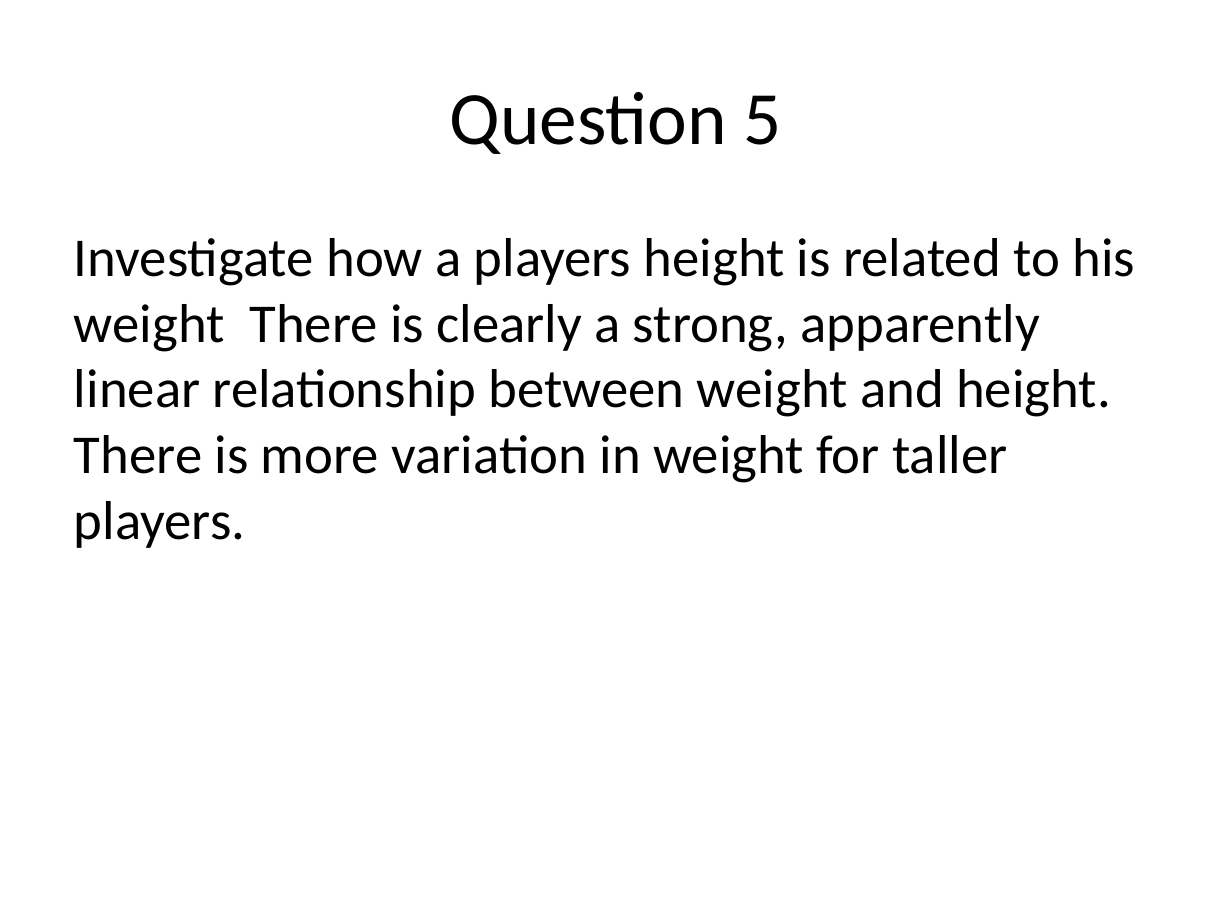
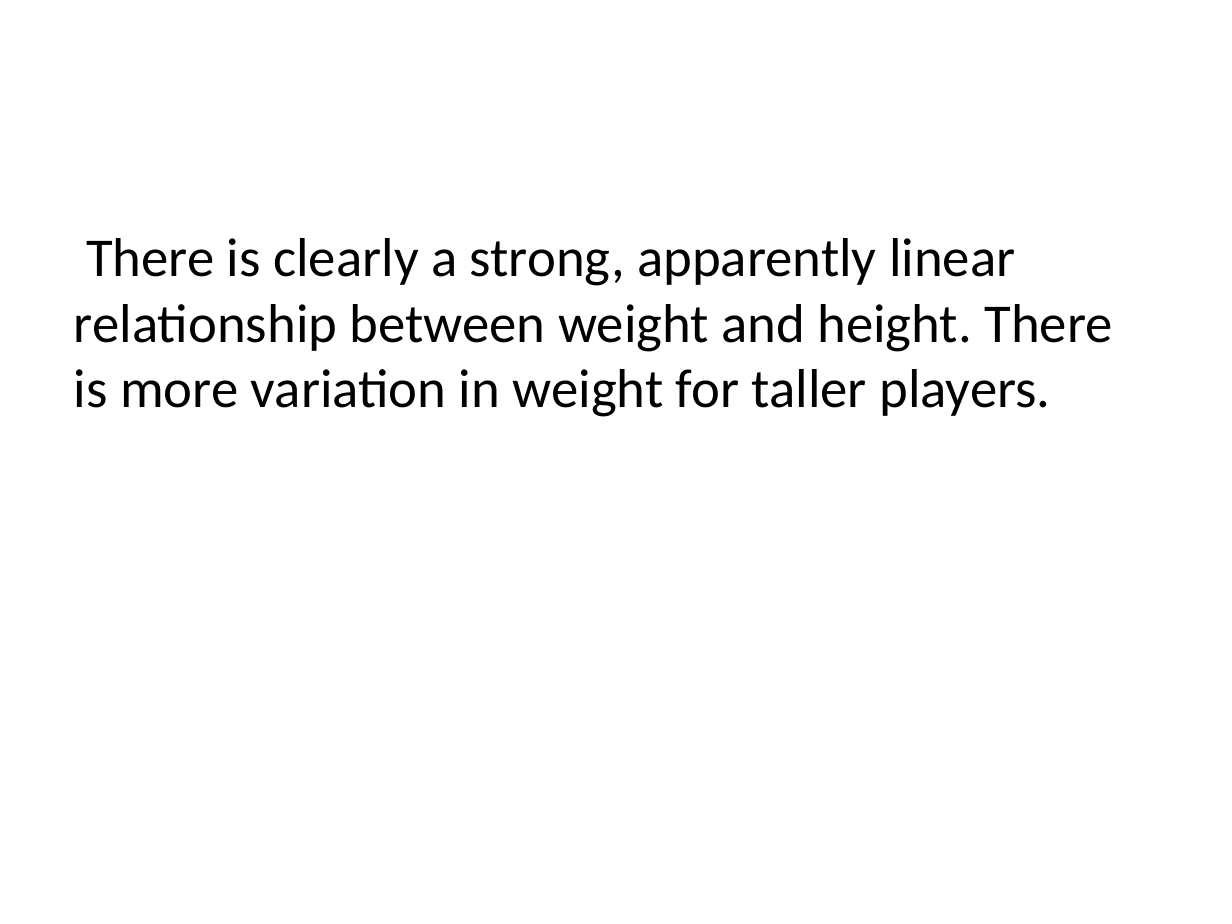
Before and after one commit to rmpalmer/MDS-6306-Doing-Data-Science-Fall-2019, a slide deck: slide 17 of Unit 2/Richard_Palmer_LiveSession_2.pptx (slide 7 before the commit). Drawn at 1232x924 pixels with LibreOffice and Linux fonts; fonts in the diff are those of the drawing. Boxes give left, top, right and bottom in pixels: in the first picture for what was removed or moved away, otherwise in the second. Text is boxed around its words. In the diff, an @@ line names an element or a change of style, - is before the commit and + after.

```diff
--- a/Unit 2/Richard_Palmer_LiveSession_2.pptx
+++ b/Unit 2/Richard_Palmer_LiveSession_2.pptx
@@ title removed at (449,92,782,154) @@
-Question 5
@@ text at (74,238,1112,417): text changed @@
-Investigate how a players height is related to his weight There is clearly a strong, apparently linear relationship between weight and height. There is more variation in weight for taller players.
+There is clearly a strong, apparently linear relationship between weight and height. There is more variation in weight for taller players.
```
Also in this commit, not shown: 8 other slides changed, 18 slides added, 1 other file.
